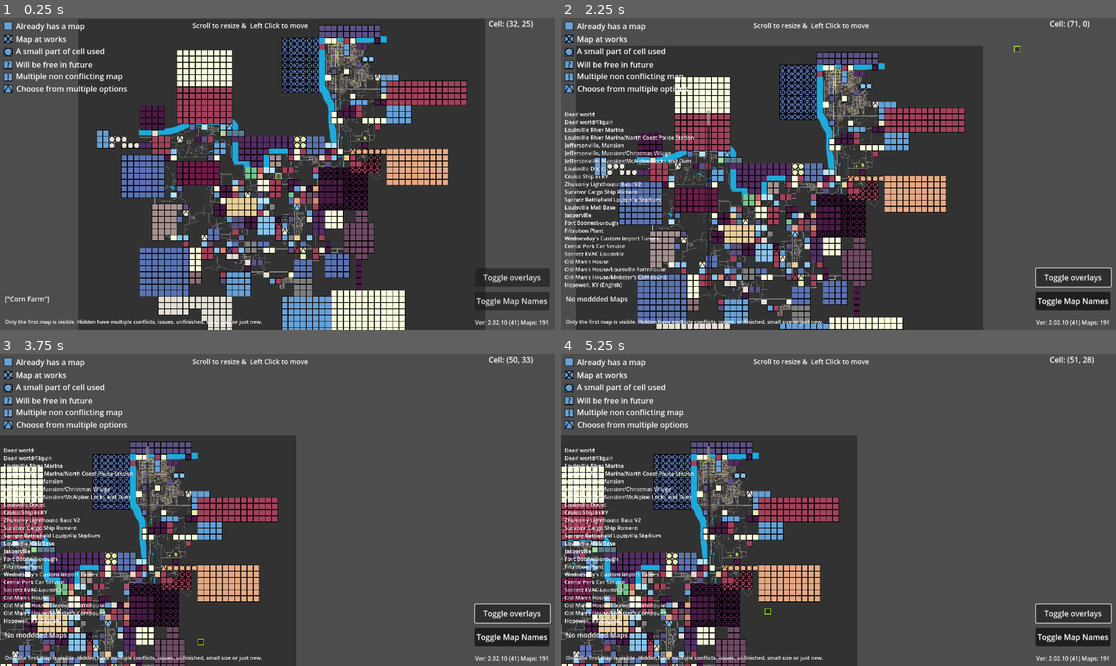
Above: before the commit, frames 1-4 (two rows, left to right).
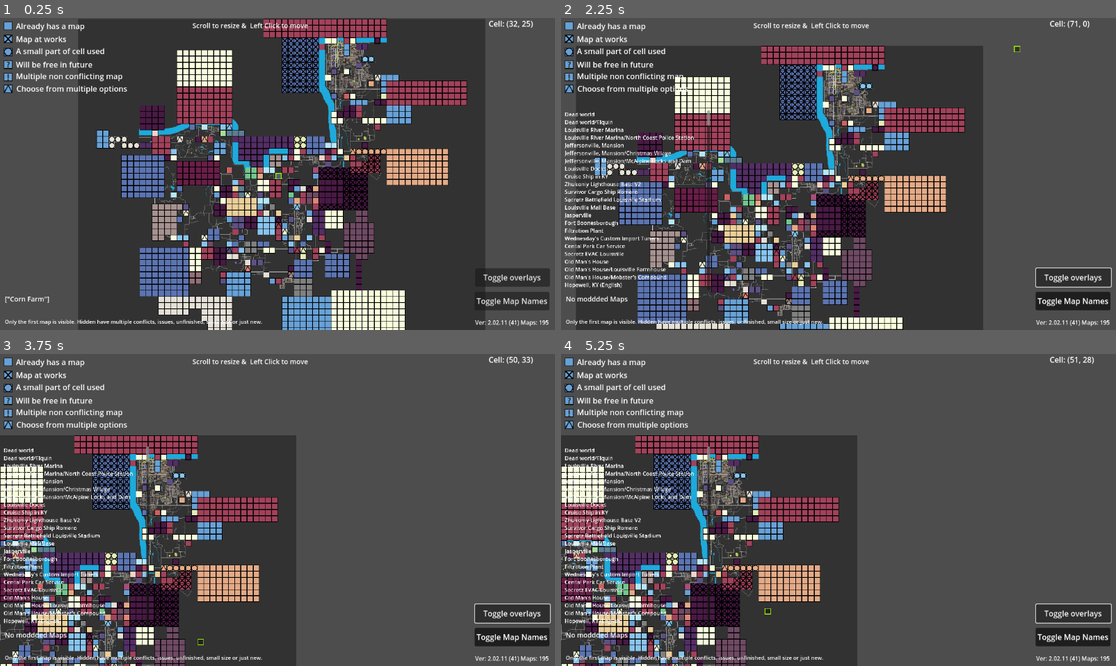
Above: after the commit, the same moments.

Repository: RakibRyan/IsThisCellTaken
Game: Godot game, scene res://scenes/zomboid41map.tscn
The game is run twice, just before and just after one commit, with the same random seed, the same clock (stepped at 60 frames per second) and the same inputs.
Inputs (mouse positions are in pixels of both pictures, inside the frame that each line leads up to):
- Up to frame 1 (0.25 s): no input
- Up to frame 2 (2.25 s): click "Toggle Map Names" at 0.5 s; click "Toggle overlays" at 1.25 s; tap Enter at 2 s; drag from (1082, 24) to (894, 105) at 2.02 s
- Up to frame 3 (3.75 s): tap Enter at 2.75, 3.5 s; drag from (77, 534) to (249, 572) at 2.77 s; move the mouse to (199, 641) at 3.52 s; hold D from 3.53 s (still down); tap F at 3.6 s; click (199, 641) at 3.67 s
- Up to frame 4 (5.25 s): release D at 4.25 s; tap Enter at 4.25, 5 s; drag from (1071, 659) to (672, 463) at 4.27 s; drag from (716, 656) to (866, 510) at 5.02 s

The runs differ from the first frame. In frame 1, 1.5% of the frame differs, in the area x 36-99%, y 0-99%; in frame 2, 1.5%, in the area x 24-99%, y 8-99%; in frame 3, 1.3%; in frame 4, 1.3%.

Commit message:
final update before rework
This will not be updated until rework

Diff:
--- a/project_time_traker.json
+++ b/project_time_traker.json
@@ -1,15 +1,15 @@
 {
-  "2D": 210104.298774011,
+  "2D": 215851.898769626,
   "3D": 2555.00799894335,
-  "AssetLib": 23568.4000000955,
+  "AssetLib": 23761.9626972677,
   "Assets": 766.022000074388,
   "Docs": 341.064999818801,
-  "Editor": 493188.591706047,
+  "Editor": 500113.423541796,
   "Local Assets": 134.811999797821,
   "Orchestrator": 2.98900008201599,
   "PiForge AI": 533.490999698639,
   "Project Statistics": 368.678000450134,
-  "Script": 254699.398932698,
+  "Script": 255682.067480567,
   "TODO": 32.9809999465942,
-  "Tasks": 81.4480004310608
+  "Tasks": 82.4485955238342
 }
--- a/scenes/zomboid41map.tscn
+++ b/scenes/zomboid41map.tscn
@@ -8943,23 +8943,29 @@
 format = 2
 layer_0/tile_data = PackedInt32Array(196648, 786432, 0, 262184, 786432, 0)
 
-[node name="Jeffersonville, Mansion" type="TileMap" parent="mod maps"]
+[node name="New Albany" type="TileMap" parent="mod maps"]
+tile_set = ExtResource("3_vwjdp")
+format = 2
+layer_0/tile_data = PackedInt32Array(30, 0, 1, 131121, 0, 1, 131120, 0, 1, 65585, 0, 1, 65584, 0, 1, 48, 0, 1, 49, 0, 1, 47, 0, 1, 46, 0, 1, 45, 0, 1, 44, 0, 1, 43, 0, 1, 42, 0, 1, 41, 0, 1, 40, 0, 1, 65566, 0, 1, 131102, 0, 1, 31, 0, 1, 65567, 0, 1, 131103, 0, 1, 32, 0, 1, 65568, 0, 1, 131104, 0, 1, 33, 0, 1, 65569, 0, 1, 131105, 0, 1, 34, 0, 1, 65570, 0, 1, 131106, 0, 1, 35, 0, 1, 65571, 0, 1, 131107, 0, 1, 36, 0, 1, 65572, 0, 1, 131108, 0, 1, 37, 0, 1, 65573, 0, 1, 131109, 0, 1, 38, 0, 1, 65574, 0, 1, 131110, 0, 1, 39, 0, 1, 65575, 0, 1, 131111, 0, 1, 65576, 0, 1, 131112, 0, 1, 65577, 0, 1, 131113, 0, 1, 65578, 0, 1, 131114, 0, 1, 65579, 0, 1, 131115, 0, 1, 65580, 0, 1, 131116, 0, 1, 65581, 0, 1, 131117, 0, 1, 65582, 0, 1, 131118, 0, 1, 65583, 0, 1, 131119, 0, 1)
+
+[node name="Christmas Village" type="TileMap" parent="mod maps/New Albany"]
+visible = false
+tile_set = ExtResource("3_vwjdp")
+format = 2
+layer_0/tile_data = PackedInt32Array(131119, 262144, 0, 196655, 262144, 0)
+
+[node name="McAlpine Locks and Dam" type="TileMap" parent="mod maps/New Albany"]
+visible = false
+tile_set = ExtResource("3_vwjdp")
+format = 2
+layer_0/tile_data = PackedInt32Array(65576, 393216, 0, 65577, 393216, 0, 65578, 393216, 0, 131112, 393216, 0, 131113, 393216, 0, 131114, 393216, 0, 196648, 393216, 0, 196649, 393216, 0, 196650, 393216, 0)
+
+[node name="Jeffersonville, Mansion" type="TileMap" parent="mod maps/New Albany"]
+visible = false
 tile_set = ExtResource("3_vwjdp")
 format = 2
 layer_0/tile_data = PackedInt32Array(65575, 65536, 0, 65576, 65536, 0, 65577, 65536, 0, 131113, 65536, 0, 131114, 65536 …(267 unchanged characters)…
 
-[node name="Christmas Village" type="TileMap" parent="mod maps/Jeffersonville, Mansion"]
-visible = false
-tile_set = ExtResource("3_vwjdp")
-format = 2
-layer_0/tile_data = PackedInt32Array(131119, 262144, 0, 196655, 262144, 0)
-
-[node name="McAlpine Locks and Dam" type="TileMap" parent="mod maps/Jeffersonville, Mansion"]
-visible = false
-tile_set = ExtResource("3_vwjdp")
-format = 2
-layer_0/tile_data = PackedInt32Array(65576, 393216, 0, 65577, 393216, 0, 65578, 393216, 0, 131112, 393216, 0, 131113, 393216, 0, 131114, 393216, 0, 196648, 393216, 0, 196649, 393216, 0, 196650, 393216, 0)
-
 [node name="Louisville Docks" type="TileMap" parent="mod maps"]
 tile_set = ExtResource("3_vwjdp")
 format = 2
@@ -9036,6 +9042,11 @@
 tile_set = ExtResource("3_vwjdp")
 format = 2
 layer_0/tile_data = PackedInt32Array(589872, 0, 1)
+
+[node name="Warehouse" type="TileMap" parent="mod maps"]
+tile_set = ExtResource("3_vwjdp")
+format = 2
+layer_0/tile_data = PackedInt32Array(655407, 196608, 1)
 
 [node name="Hopewell, KY (English)" type="TileMap" parent="mod maps"]
 tile_set = ExtResource("3_vwjdp")
@@ -9065,6 +9076,12 @@
 format = 2
 layer_0/tile_data = PackedInt32Array(852018, 196608, 1)
 
+[node name="Town of Dirt" type="TileMap" parent="mod maps/Trimble County Power Station & La Grange"]
+visible = false
+tile_set = ExtResource("3_vwjdp")
+format = 2
+layer_0/tile_data = PackedInt32Array(720946, 589824, 1, 786482, 589824, 1, 852018, 589824, 1, 720947, 589824, 1, 786483, 589824, 1, 852019, 589824, 1)
+
 [node name="Kingsmouth, KY (buggy)" type="TileMap" parent="mod maps"]
 tile_set = ExtResource("3_vwjdp")
 format = 2
@@ -9079,6 +9096,11 @@
 tile_set = ExtResource("3_vwjdp")
 format = 2
 layer_0/tile_data = PackedInt32Array(786473, 131072, 0)
+
+[node name="Freddy\'s Fazbear Pizza 2" type="TileMap" parent="mod maps"]
+tile_set = ExtResource("3_vwjdp")
+format = 2
+layer_0/tile_data = PackedInt32Array(786475, 65536, 1)
 
 [node name="Bunker Last Minute Prepper" type="TileMap" parent="mod maps"]
 tile_set = ExtResource("3_vwjdp")
@@ -9244,6 +9266,11 @@
 format = 2
 layer_0/tile_data = PackedInt32Array(1245204, 65536, 0)
 
+[node name="Travelier Motor Inn Motel" type="TileMap" parent="mod maps/Hunter\'s Base"]
+tile_set = ExtResource("3_vwjdp")
+format = 2
+layer_0/tile_data = PackedInt32Array(1245204, 196608, 7)
+
 [node name="Spencer-Mansion-lootable" type="TileMap" parent="mod maps"]
 tile_set = SubResource("TileSet_jufl3")
 format = 2
@@ -9266,6 +9293,12 @@
 format = 2
 layer_0/tile_data = PackedInt32Array(1048602, 0, 1, 1114138, 0, 1, 1179674, 0, 1, 1245210, 0, 1, 1310746, 0, 1, 1376282 …(292 unchanged characters)…
 
+[node name="Buffalo Hill" type="TileMap" parent="mod maps/Coryerdon"]
+visible = false
+tile_set = ExtResource("3_vwjdp")
+format = 2
+layer_0/tile_data = PackedInt32Array(1376286, 983040, 0, 1441822, 983040, 0, 1507358, 983040, 0, 1572894, 983040, 0, 1572895, 983040, 0, 1507359, 983040, 0, 1441823, 983040, 0, 1376287, 983040, 0, 1572896, 983040, 0, 1507360, 983040, 0, 1441824, 983040, 0, 1376288, 983040, 0, 1572897, 983040, 0, 1507361, 983040, 0, 1441825, 983040, 0, 1376289, 983040, 0)
+
 [node name="Coryerdon or Dirkerdam to OTR road" type="TileMap" parent="mod maps"]
 tile_set = ExtResource("3_vwjdp")
 format = 2
@@ -9413,6 +9446,18 @@
 format = 2
 layer_0/tile_data = PackedInt32Array(1638412, 0, 1)
 
+[node name="Ellroy" type="TileMap" parent="mod maps/Winchester, KY"]
+visible = false
+tile_set = ExtResource("3_vwjdp")
+format = 2
+layer_0/tile_data = PackedInt32Array(1703948, 262144, 1, 1769484, 262144, 1, 1703949, 262144, 1, 1769485, 262144, 1)
+
+[node name="Rosemary" type="TileMap" parent="mod maps/Winchester, KY"]
+visible = false
+tile_set = ExtResource("3_vwjdp")
+format = 2
+layer_0/tile_data = PackedInt32Array(1703947, 131072, 1, 1769483, 131072, 1, 1703948, 131072, 1, 1769484, 131072, 1)
+
 [node name="Pigeon Town" type="TileMap" parent="mod maps"]
 tile_set = ExtResource("3_vwjdp")
 format = 2
@@ -9450,6 +9495,11 @@
 tile_set = ExtResource("3_vwjdp")
 format = 2
 layer_0/tile_data = PackedInt32Array(1441823, 393216, 0)
+
+[node name="Prewitts" type="TileMap" parent="mod maps"]
+tile_set = ExtResource("3_vwjdp")
+format = 2
+layer_0/tile_data = PackedInt32Array(1441825, 262144, 0, 1441826, 262144, 0)
 
 [node name="Ris Safehouse" type="TileMap" parent="mod maps"]
 tile_set = ExtResource("3_vwjdp")
@@ -9521,6 +9571,11 @@
 format = 2
 layer_0/tile_data = PackedInt32Array(1507347, 196608, 0, 1507348, 196608, 0, 1507349, 196608, 0, 1507350, 196608, 0, 1572883, 196608, 0, 1572884, 196608, 0, 1572885, 196608, 0, 1572886, 196608, 0, 1638419, 196608, 0, 1638420, 196608, 0, 1638421, 196608, 0, 1638422, 196608, 0)
 
+[node name="Shelter 24 24" type="TileMap" parent="mod maps"]
+tile_set = ExtResource("3_vwjdp")
+format = 2
+layer_0/tile_data = PackedInt32Array(1572888, 65536, 1)
+
 [node name="Greenport, KY" type="TileMap" parent="mod maps"]
 tile_set = SubResource("TileSet_wiotu")
 format = 2
@@ -9984,6 +10039,12 @@
 format = 2
 layer_0/tile_data = PackedInt32Array(1966107, 65536, 0)
 
+[node name="Hershel Greene\'s Farm" type="TileMap" parent="mod maps/North Of Killian Country"]
+visible = false
+tile_set = ExtResource("3_vwjdp")
+format = 2
+layer_0/tile_data = PackedInt32Array(1966106, 262144, 0)
+
 [node name="Western Scrap Car Yard" type="TileMap" parent="mod maps"]
 tile_set = ExtResource("3_vwjdp")
 format = 2
@@ -10031,6 +10092,11 @@
 format = 2
 layer_0/tile_data = PackedInt32Array(2031646, 458752, 0)
 
+[node name="Ooey\'s Auto Salvage" type="TileMap" parent="mod maps"]
+tile_set = ExtResource("3_vwjdp")
+format = 2
+layer_0/tile_data = PackedInt32Array(2031648, 262144, 1)
+
 [node name="Addams Family Mansion" type="TileMap" parent="mod maps"]
 tile_set = ExtResource("3_vwjdp")
 format = 2
@@ -10057,17 +10123,17 @@
 format = 2
 layer_0/tile_data = PackedInt32Array(2359339, 720896, 0, 2424875, 720896, 0, 2293803, 720896, 0, 2228267, 720896, 0, 21 …(537 unchanged characters)…
 
+[node name="Águas Claras (beta)" type="TileMap" parent="mod maps/Bedford Falls"]
+visible = false
+tile_set = ExtResource("3_vwjdp")
+format = 2
+layer_0/tile_data = PackedInt32Array(2424875, 393216, 0)
+
 [node name="Oclita City" type="TileMap" parent="mod maps/Bedford Falls"]
 visible = false
 tile_set = ExtResource("3_vwjdp")
 format = 2
 layer_0/tile_data = PackedInt32Array(2424874, 851968, 0, 2424875, 851968, 0)
-
-[node name="Águas Claras (beta)" type="TileMap" parent="mod maps/Bedford Falls"]
-visible = false
-tile_set = ExtResource("3_vwjdp")
-format = 2
-layer_0/tile_data = PackedInt32Array(2424875, 393216, 0)
 
 [node name="The Oasis" type="TileMap" parent="mod maps"]
 tile_set = ExtResource("3_vwjdp")
@@ -10306,12 +10372,19 @@
 format = 2
 layer_0/tile_data = PackedInt32Array(2424853, 131072, 0, 2490389, 131072, 0)
 
-[node name="secretz checkpoint 3" type="TileMap" parent="mod maps"]
+[node name="Sunset Lake Town" type="TileMap" parent="mod maps"]
+tile_set = ExtResource("3_vwjdp")
+format = 2
+layer_0/tile_data = PackedInt32Array(2424854, 851968, 0, 2490390, 851968, 0, 2555926, 851968, 0, 2424855, 851968, 0, 2490391, 851968, 0, 2555927, 851968, 0)
+
+[node name="secretz checkpoint 3" type="TileMap" parent="mod maps/Sunset Lake Town"]
+visible = false
 tile_set = ExtResource("3_vwjdp")
 format = 2
 layer_0/tile_data = PackedInt32Array(2424854, 262144, 0)
 
-[node name="Exotics Rest Area" type="TileMap" parent="mod maps"]
+[node name="Exotics Rest Area" type="TileMap" parent="mod maps/Sunset Lake Town"]
+visible = false
 tile_set = ExtResource("3_vwjdp")
 format = 2
 layer_0/tile_data = PackedInt32Array(2424855, 131072, 1)
@@ -10387,6 +10460,12 @@
 format = 2
 layer_0/tile_data = PackedInt32Array(2424868, 131072, 0)
 
+[node name="Sagewood North" type="TileMap" parent="mod maps/SouthTown"]
+visible = false
+tile_set = ExtResource("3_vwjdp")
+format = 2
+layer_0/tile_data = PackedInt32Array(2490403, 851968, 0, 2424868, 851968, 0, 2490404, 851968, 0)
+
 [node name="Ashenwood" type="TileMap" parent="mod maps"]
 tile_set = ExtResource("3_vwjdp")
 format = 2
@@ -10424,6 +10503,12 @@
 tile_set = ExtResource("3_vwjdp")
 format = 2
 layer_0/tile_data = PackedInt32Array(2490408, 262144, 0, 2490409, 262144, 0, 2555944, 262144, 0, 2555945, 262144, 0)
+
+[node name="Oak Dale University, KY" type="TileMap" parent="mod maps/Port Hope"]
+visible = false
+tile_set = ExtResource("3_vwjdp")
+format = 2
+layer_0/tile_data = PackedInt32Array(2424872, 0, 0, 2424873, 0, 0, 2424874, 0, 0, 2490408, 0, 0, 2490409, 0, 0, 2490410, 0, 0, 2555944, 0, 0, 2555945, 0, 0, 2555946, 0, 0)
 
 [node name="Road between Fort Knox and Bedford Falls" type="TileMap" parent="mod maps"]
 tile_set = ExtResource("3_vwjdp")
@@ -10468,6 +10553,11 @@
 format = 2
 layer_0/tile_data = PackedInt32Array(2621467, 851968, 0)
 
+[node name="Secretz Rosewood Fossil Blockade" type="TileMap" parent="mod maps/Rosewood VHS & Gun Stores"]
+tile_set = ExtResource("3_vwjdp")
+format = 2
+layer_0/tile_data = PackedInt32Array(2621467, 131072, 7)
+
 [node name="Research Facility" type="TileMap" parent="mod maps"]
 tile_set = SubResource("TileSet_r2ek7")
 format = 2
@@ -10500,10 +10590,15 @@
 format = 2
 layer_0/tile_data = PackedInt32Array(2687006, 458752, 0)
 
-[node name="Checkpoint March Ridge" type="TileMap" parent="mod maps"]
-tile_set = ExtResource("3_vwjdp")
-format = 2
-layer_0/tile_data = PackedInt32Array(2687010, 393216, 0)
+[node name="Secretz MarchRidge Research" type="TileMap" parent="mod maps"]
+tile_set = ExtResource("3_vwjdp")
+format = 2
+layer_0/tile_data = PackedInt32Array(2621474, 851968, 0, 2687010, 851968, 0)
+
+[node name="Checkpoint March Ridge" type="TileMap" parent="mod maps/Secretz MarchRidge Research"]
+tile_set = ExtResource("3_vwjdp")
+format = 2
+layer_0/tile_data = PackedInt32Array(2687010, 589824, 6)
 
 [node name="Quarantine Zone Rosewood" type="TileMap" parent="mod maps"]
 tile_set = ExtResource("3_vwjdp")
@@ -10591,14 +10686,40 @@
 [node name="unsorted" type="Node" parent="."]
 
 [node name="TileMapLayer" type="TileMapLayer" parent="."]
+visible = false
 tile_set = SubResource("TileSet_41wvs")
 
-[node name="duplicate95" type="TileMap" parent="."]
-visible = false
-tile_set = ExtResource("3_vwjdp")
-format = 2
-
-[node name="duplicate94" type="TileMap" parent="."]
+[node name="Constown" type="TileMap" parent="."]
+visible = false
+tile_set = ExtResource("3_vwjdp")
+format = 2
+
+[node name="Old Mill" type="TileMap" parent="."]
+visible = false
+tile_set = ExtResource("3_vwjdp")
+format = 2
+
+[node name="Eventure Island" type="TileMap" parent="."]
+visible = false
+tile_set = ExtResource("3_vwjdp")
+format = 2
+
+[node name="Point Charlie" type="TileMap" parent="."]
+visible = false
+tile_set = ExtResource("3_vwjdp")
+format = 2
+
+[node name="duplicate101" type="TileMap" parent="."]
+visible = false
+tile_set = ExtResource("3_vwjdp")
+format = 2
+
+[node name="duplicate102" type="TileMap" parent="."]
+visible = false
+tile_set = ExtResource("3_vwjdp")
+format = 2
+
+[node name="duplicate100" type="TileMap" parent="."]
 visible = false
 tile_set = ExtResource("3_vwjdp")
 format = 2
--- a/scripts/map_names.gd
+++ b/scripts/map_names.gd
@@ -17,11 +17,11 @@
 func ready():
 	print(mod_maps_node.map_list)
 	pass
-	#map_list = mod_maps_node.map_list
-## Called when the node enters the scene tree
-	## Join the array elements with a newline character
-	#var text_to_display = ""
-	#for element in map_list:
-		#text_to_display += element + "\n"
-	## Set the text to the RichTextLabel
-	#self.text = text_to_display
+	map_list = mod_maps_node.map_list
+# Called when the node enters the scene tree
+	# Join the array elements with a newline character
+	var text_to_display = ""
+	for element in map_list:
+		text_to_display += element + "\n"
+	# Set the text to the RichTextLabel
+	self.text = text_to_display
--- a/scripts/mod maps.gd
+++ b/scripts/mod maps.gd
@@ -14,7 +14,7 @@
 		temp = temp.get_slice(":", 0)
 		map_list.append(temp)
 		print(temp)
-	print(map_list)
+	#print(map_list)
 
 #-----------This is the original code------------------------------------
 # find all tile maps and slices them
--- a/scripts/version no.gd
+++ b/scripts/version no.gd
@@ -1,7 +1,7 @@
 extends RichTextLabel
 
 @onready var mod_maps = $"../../../mod maps"
-var version_no = "2.02.10 (41)"  # First no major feature upgrade, 2nd tool upgrade, 3rd iteration
+var version_no = "2.02.11 (41)"  # First no major feature upgrade, 2nd tool upgrade, 3rd iteration
 
 # Called when the node enters the scene tree for the first time.
 func _ready():
--- a/scripts/world.gd
+++ b/scripts/world.gd
@@ -23,7 +23,8 @@
 		var temp = str(tile)
 		temp = temp.get_slice(":", 0)
 		extracted_names.append(temp)
-	extracted_names.remove_at(0)
+	if extracted_names.size() != 0:
+		extracted_names.remove_at(0)
 
 	#if extracted_names.size() == 0:
 		#print("No Maps here")
